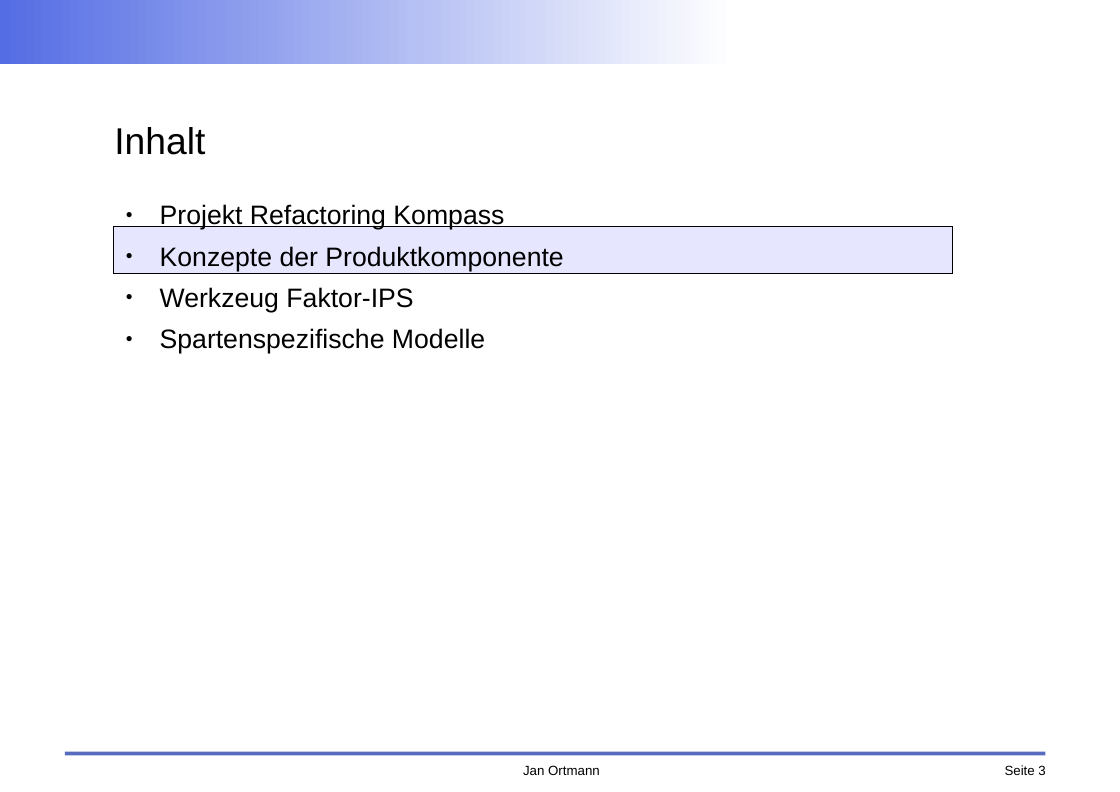
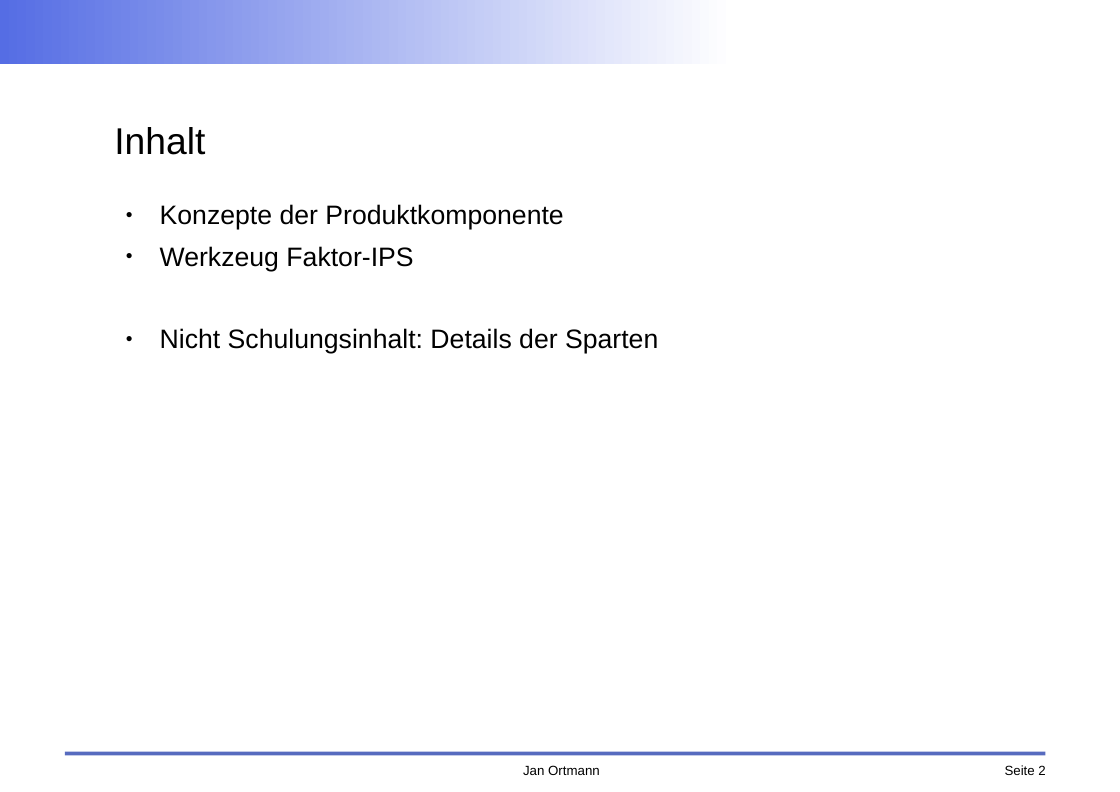
Before and after one commit to faktorips/faktorips.base, a slide deck: slide 2 of org.faktorips.doc/schulung/fachabteilung/Konzepte Produktkomponente.odp (slide 3 before the commit). Drawn at 1120x792 pixels with LibreOffice and Linux fonts; fonts in the diff are those of the drawing; background and template pictures are left out. Boxes give left, top, right and bottom in pixels: in the first picture for what was removed or moved away, otherwise in the second. Text is boxed around its words. In the diff, an @@ line names an element or a change of style, - is before the commit and + after.

```diff
--- a/org.faktorips.doc/schulung/fachabteilung/Konzepte Produktkomponente.odp
+++ b/org.faktorips.doc/schulung/fachabteilung/Konzepte Produktkomponente.odp
@@ text at <box>160,204,504,230</box>: paragraph removed @@
-● Projekt Refactoring Kompass
@@ rectangle removed at <box>113,226,952,273</box> @@
@@ text at <box>160,328,658,354</box>: text changed @@
-● Spartenspezifische Modelle
+● Nicht Schulungsinhalt: Details der Sparten
@@ page number at <box>1005,765,1045,775</box>: text changed @@
-Seite 3
+Seite 2
```
Also in this commit, not shown: 2 other slides changed, 1 slide removed, 13 other files.
